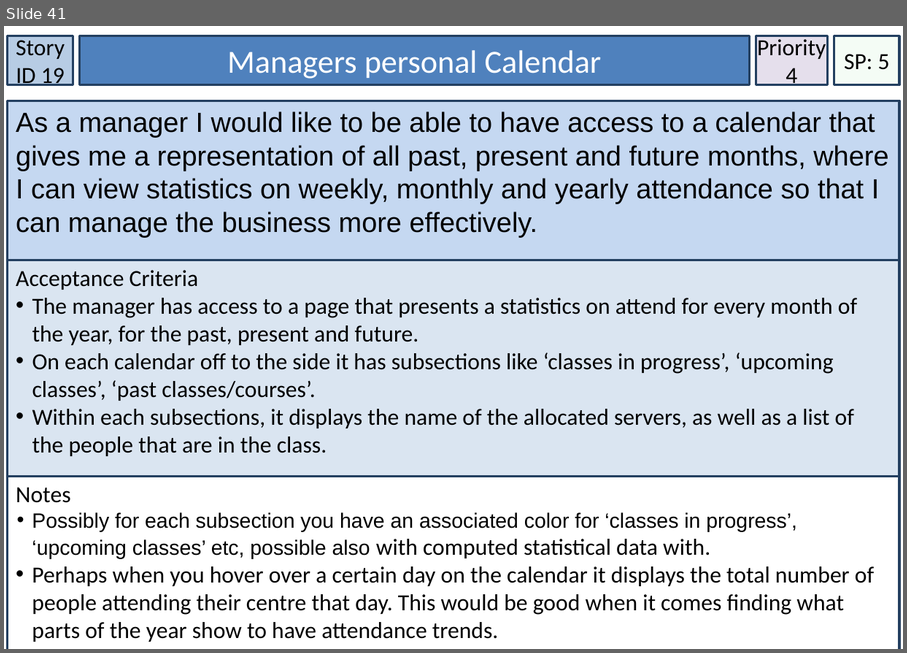
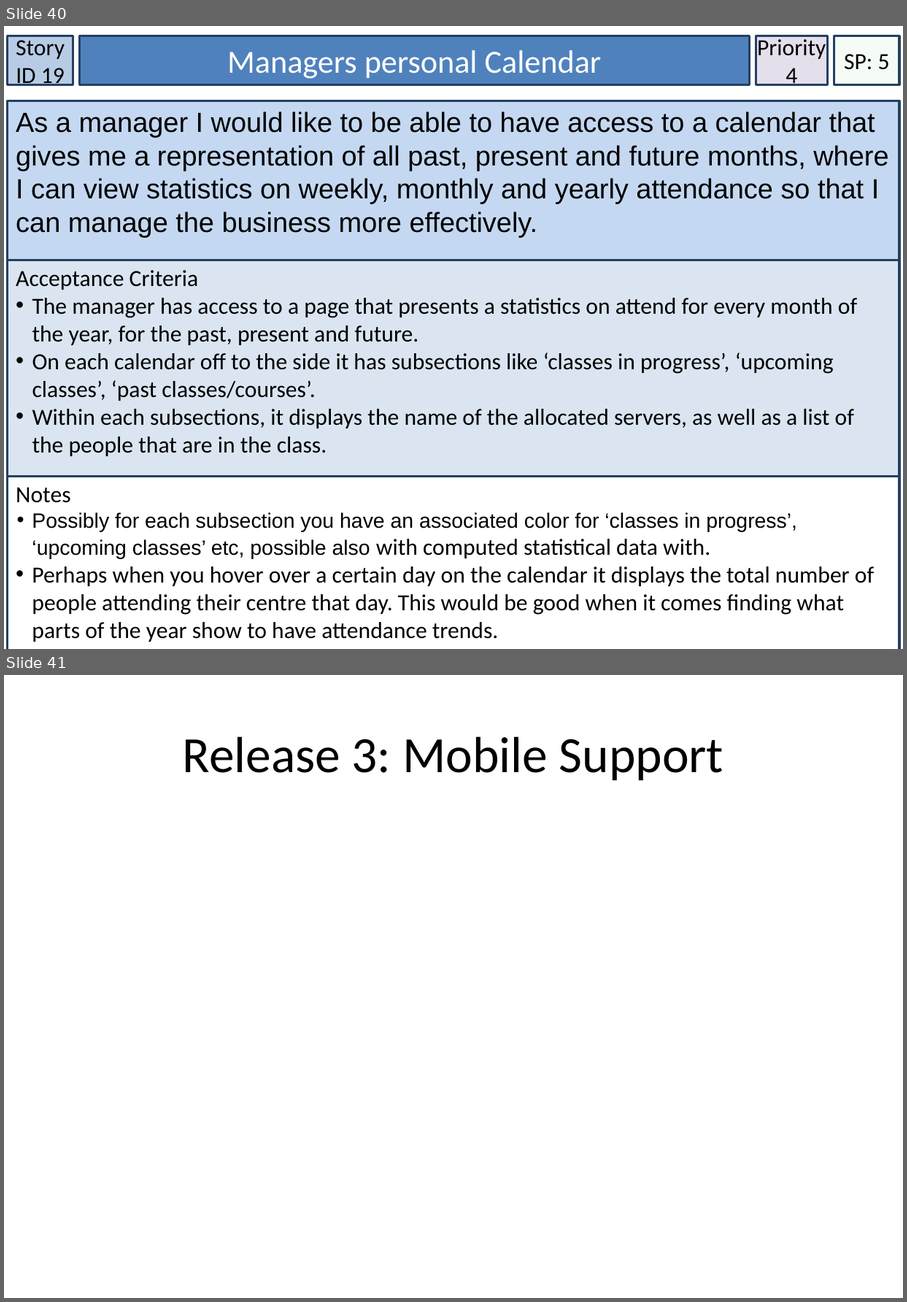
Before and after one commit to tross78/IFB299, a slide deck: User Stories.pptx. Shown one above the other, each under a label of ours: slide 41 before the commit, slides 40 and 41 after it. The pictures are 907x653 and 907x1302 pixels, drawn with LibreOffice and Linux fonts; fonts in the diff are those of the drawing. Boxes give left, top, right and bottom in pixels: in the first picture for what was removed or moved away, otherwise in the second. Text is boxed around its words. In the diff, an @@ line names an element or a change of style, - is before the commit and + after.

```diff
--- a/User Stories.pptx
+++ b/User Stories.pptx
@@ slide 41 added at [4, 675, 903, 1298], background #FFFFFF @@
@@ title added at [183, 736, 724, 781], 44 pt, text #000000 @@
+Release 3: Mobile Support
@@ what was slide 41 is now slide 40 @@
```
Also in this commit, not shown: 10 slides changed, 1 other slide added, 1 slide removed, 1 other file.
